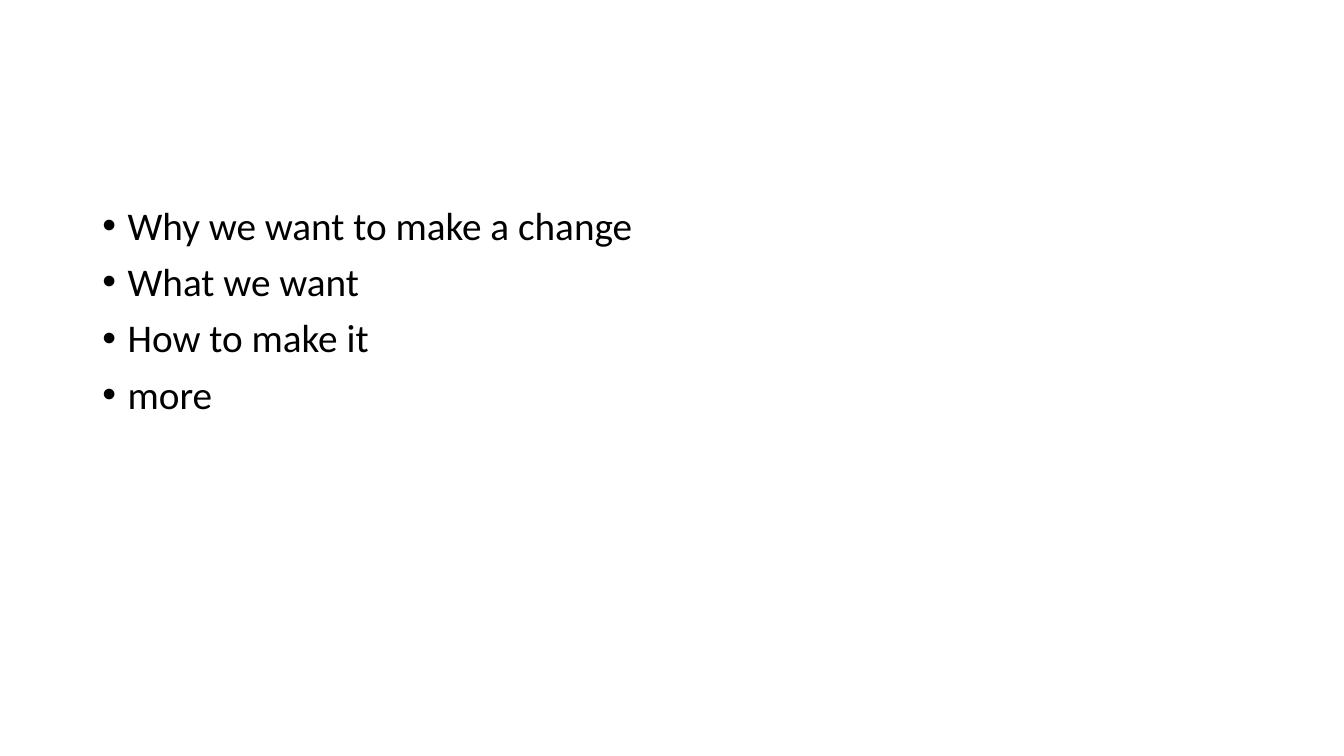
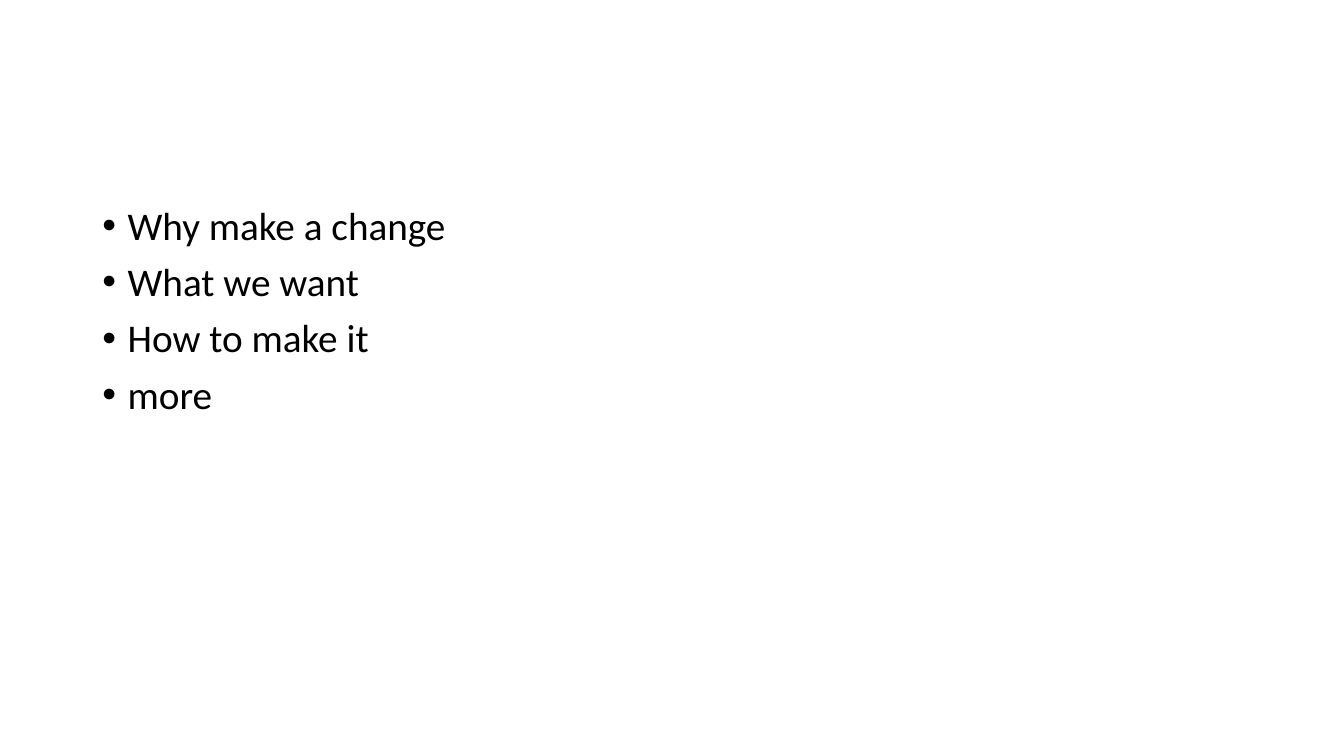
Before and after one commit to daisongsong1991/ppt, a slide deck: slide 2 of net_ppt.pptx. Drawn at 1344x756 pixels with LibreOffice and Linux fonts; fonts in the diff are those of the drawing. Boxes give left, top, right and bottom in pixels: in the first picture for what was removed or moved away, otherwise in the second. Text is boxed around its words. In the diff, an @@ line names an element or a change of style, - is before the commit and + after.

```diff
--- a/net_ppt.pptx
+++ b/net_ppt.pptx
@@ text at box(128, 212, 445, 247): text changed @@
-• Why we want to make a change
+• Why make a change
```
Also in this commit, not shown: 15 other slides changed, 3 slides added, 4 slides removed.
